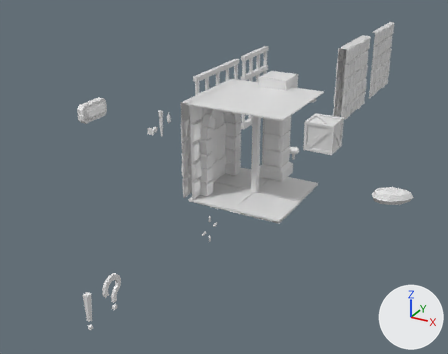
A saved change to the FBX model GoblinKing/Assets/GoblinKing/Models/assets.fbx.
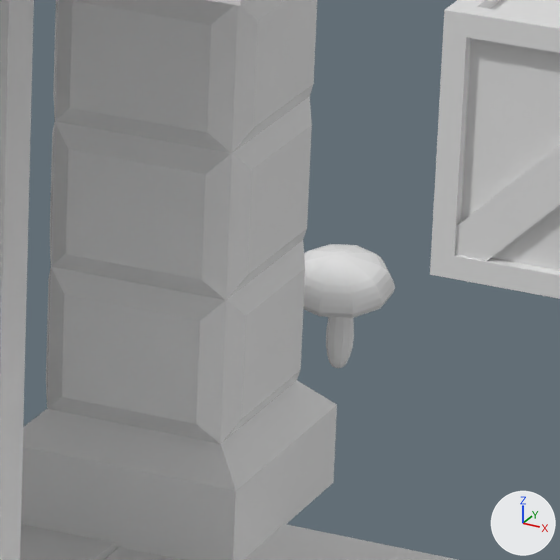
The first picture shows the older version from a camera (50 mm lens) standing at (2.52, -6.24, 2.71) and looking at (-0.87, -0.08, -0.38). The close-ups show both versions on the part from 57% to 71% of the width and 34% to 51% of the height of that picture. The axes (+X, +Y, +Z) are drawn at lower right. The lights are the same throughout.

In view in the first close-up: 'BlueMushroom', 'Pillar1', 'StoneTileGround1', 'WoodenCrate', 'WoodenSupport1'.
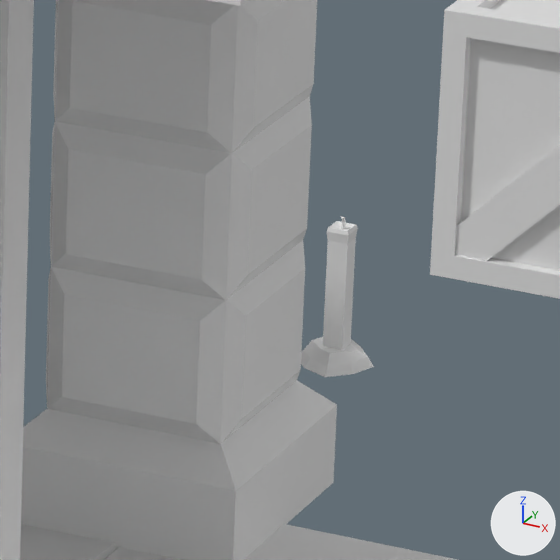
Pixel boxes (x1, y1, x2, y2) of what changed, in the close-ups (560 x 560 px):
'BlueMushroom', moved (not visible afterwards)
    before: (303, 244, 395, 368)
'Candle1', added
    after: (301, 216, 374, 377)

What changed in the scene script:
```text
Add me_candle1:
    me_candle1.from_pydata(...)  # 55 vertices, 48 faces; spans x -0.05..0.047, y -0.052..0.052, z 0.0..0.194
    me_candle1.materials.append(mat_previewmaterial)  # white #e7e7e7
Change ob_bluemushroom:
    ob_bluemushroom.location: (0.0, 0.0, 0.0) -> (-4.0, 0.0, 0.0)
Add ob_candle1:
    ob_candle1 = bpy.data.objects.new('Candle1', me_candle1)
    ob_candle1.location = (0.0, 0.0, 0.0)
```
